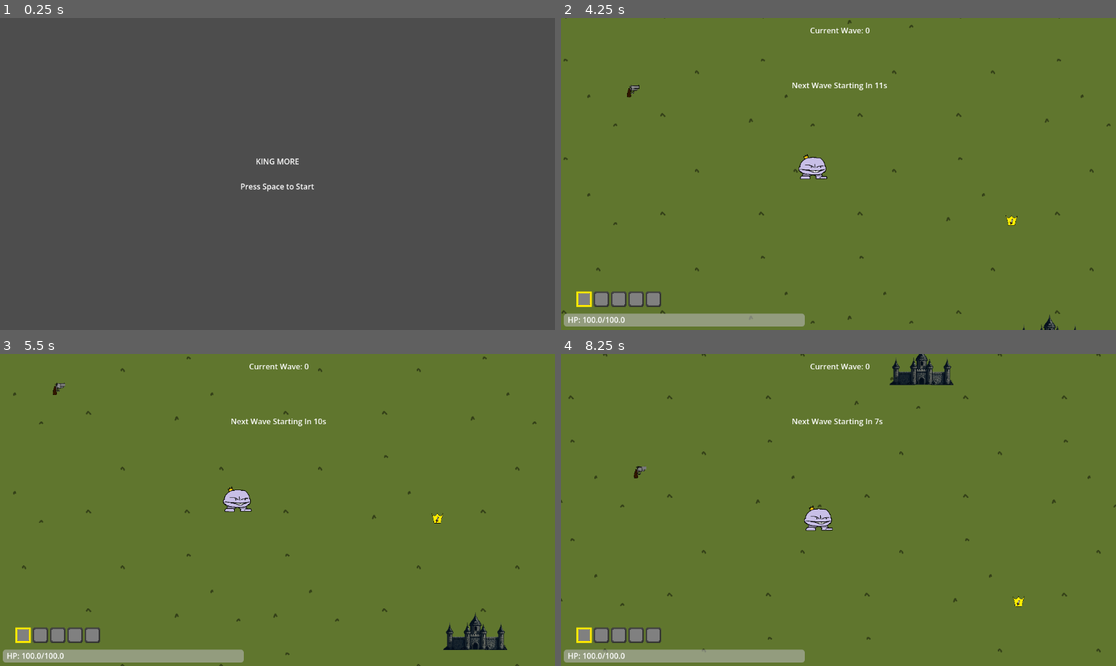
Above: before the commit, frames 1-4 (two rows, left to right).
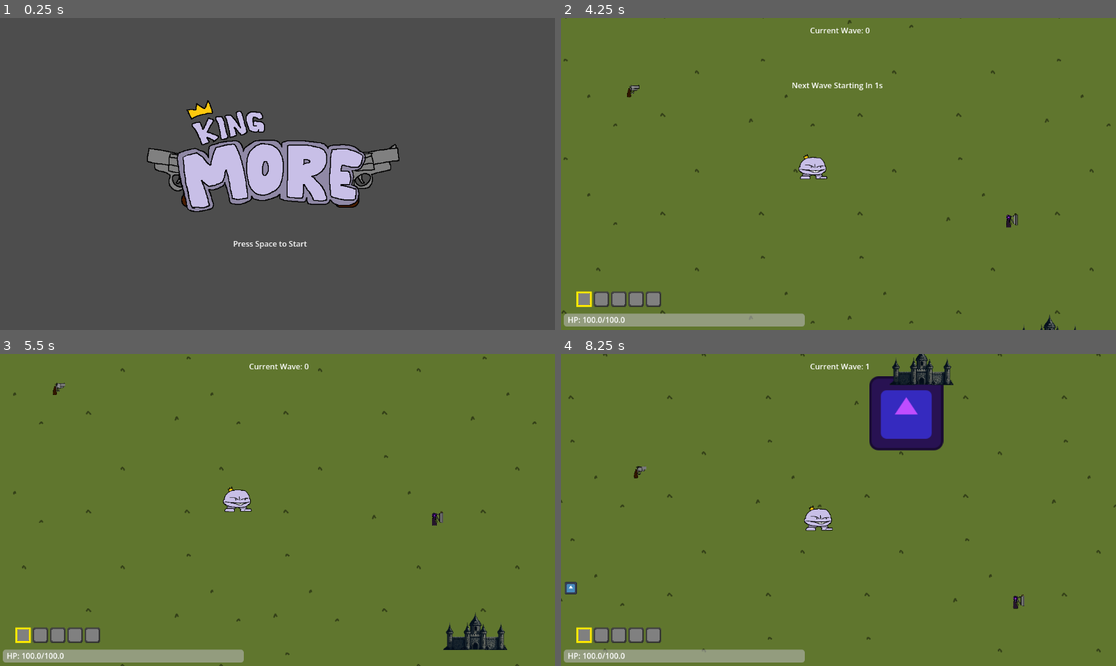
Above: after the commit, the same moments.

Repository: ryan-don31/King-More
Game: Godot game, scene res://scenes/screens/MenuScreen.tscn
The game is run twice, just before and just after one commit, with the same random seed, the same clock (stepped at 60 frames per second) and the same inputs. The engine's default icon, where the game draws it, is replaced by a stand-in: a white triangle on a blue panel in a dark square.
Inputs (mouse positions are in pixels of both pictures, inside the frame that each line leads up to):
- Up to frame 1 (0.25 s): no input
- Up to frame 2 (4.25 s): tap Space at 0.5, 0.77, 3.77 s; move the mouse to (960, 158) at 0.52 s; press the mouse at (960, 158) at 0.53 s; hold D (move_right) 0.53-1.25 s; release the mouse at (960, 158) at 1.25 s; drag from (649, 99) to (810, 236) at 1.27 s; move the mouse to (672, 86) at 2.02 s; press the mouse at (672, 86) at 2.03 s; hold D (move_right) 2.03-2.75 s; tap Mouse wheel down (scroll_down) at 2.1 s; release the mouse at (672, 86) at 2.75 s; drag from (810, 236) to (672, 127) at 2.77 s; move the mouse to (1005, 220) at 3.52 s; press the mouse at (1005, 220) at 3.53 s; hold A (move_left) from 3.53 s (still down); tap 1 (debug_1) at 4.15 s
- Up to frame 3 (5.5 s): release A (move_left) at 4.25 s; release the mouse at (444, 556) at 4.25 s; drag from (449, 556) to (72, 425) at 4.27 s; move the mouse to (521, 581) at 5.02 s; press the mouse at (521, 581) at 5.03 s; hold S (move_down) from 5.03 s (still down); tap R at 5.1 s
- Up to frame 4 (8.25 s): release S (move_down) at 5.75 s; release the mouse at (1082, 581) at 5.75 s; drag from (755, 432) to (622, 369) at 5.77 s; move the mouse to (960, 494) at 6.52 s; press the mouse at (960, 494) at 6.53 s; hold W (move_up) 6.53-7.25 s; tap Shift (dodge) at 6.6 s; tap Space at 6.77 s; release the mouse at (960, 494) at 7.25 s; drag from (727, 525) to (1027, 616) at 7.27 s; move the mouse to (894, 441) at 8.02 s; press the mouse at (894, 441) at 8.03 s; hold S (move_down) from 8.03 s (still down); tap Mouse wheel up (scroll_up) at 8.1 s

The runs differ from the first frame. In frame 1, 8.0% of the frame differs, in the area x 26-72%, y 26-74%; in frame 2, 0.1%; in frame 3, 0.2%; in frame 4, 3.2%.

Commit message:
Made title screen, fixed boss arc projectiles not moving

Diff:
--- a/king-more/scenes/enemies/boss_enemy.gd
+++ b/king-more/scenes/enemies/boss_enemy.gd
@@ -172,6 +172,7 @@
 		var projectile = PROJECTILE_SCENE.instantiate()
 		projectile.global_position = global_position
 		projectile.direction = base_direction.rotated(angle)
+		projectile.speed = stream_speed
 		get_tree().current_scene.add_child(projectile)
 
 func _begin_stream() -> void:
--- a/king-more/scenes/levels/level.tscn
+++ b/king-more/scenes/levels/level.tscn
@@ -848,11 +848,11 @@
 boss_enemy_scene = ExtResource("9_icy5c")
 spawn_points_container = NodePath("../SpawnPoints")
 player = NodePath("../Player")
+max_waves = 1
 base_enemies_per_wave = 3
 enemies_per_wave_increase = 3
 wave_multiplier = 1.0
 drop_chance = 0.5
-grace_period = 15.0
 cooldown_between_waves = 12.0
 
 [node name="horizontal_wall2" type="StaticBody2D" parent="." unique_id=947232012]
--- a/king-more/scenes/screens/MenuScreen.tscn
+++ b/king-more/scenes/screens/MenuScreen.tscn
@@ -1,4 +1,6 @@
 [gd_scene format=3 uid="uid://dbj3xcd2q41x"]
+
+[ext_resource type="Texture2D" uid="uid://xo3m16h6qvrd" path="res://scenes/Title_Pic.png" id="1_cf684"]
 
 [node name="MenuScreen" type="Node2D" unique_id=1803461799]
 
@@ -10,14 +12,19 @@
 anchor_top = 0.5
 anchor_right = 0.5
 anchor_bottom = 0.5
-offset_left = -200.0
-offset_top = -50.0
-offset_right = 200.0
-offset_bottom = 50.0
+offset_left = -215.0
+offset_top = 95.0
+offset_right = 185.0
+offset_bottom = 195.0
 grow_horizontal = 2
 grow_vertical = 2
-text = "KING MORE
-
-Press Space to Start"
+text = "Press Space to Start"
 horizontal_alignment = 1
 vertical_alignment = 1
+
+[node name="TextureRect" type="TextureRect" parent="CanvasLayer" unique_id=379881561]
+offset_left = 259.0
+offset_top = 116.0
+offset_right = 890.0
+offset_bottom = 479.0
+texture = ExtResource("1_cf684")
--- a/king-more/scripts/player/player.gd
+++ b/king-more/scripts/player/player.gd
@@ -193,7 +193,7 @@
 
 func handle_debug():
 	if Input.is_action_just_pressed("debug_1"):
-		Debug.make_random_crown(get_global_mouse_position())
+		Debug.make_random_item(get_global_mouse_position())
 
 	if Input.is_action_just_pressed("debug_2"):
 		Debug.zoom_camera(camera)
Binary file added: king-more/scenes/Title_Pic.png
Not shown, added: king-more/scenes/Title_Pic.png.import
Not shown, added: Title_Pic.png
